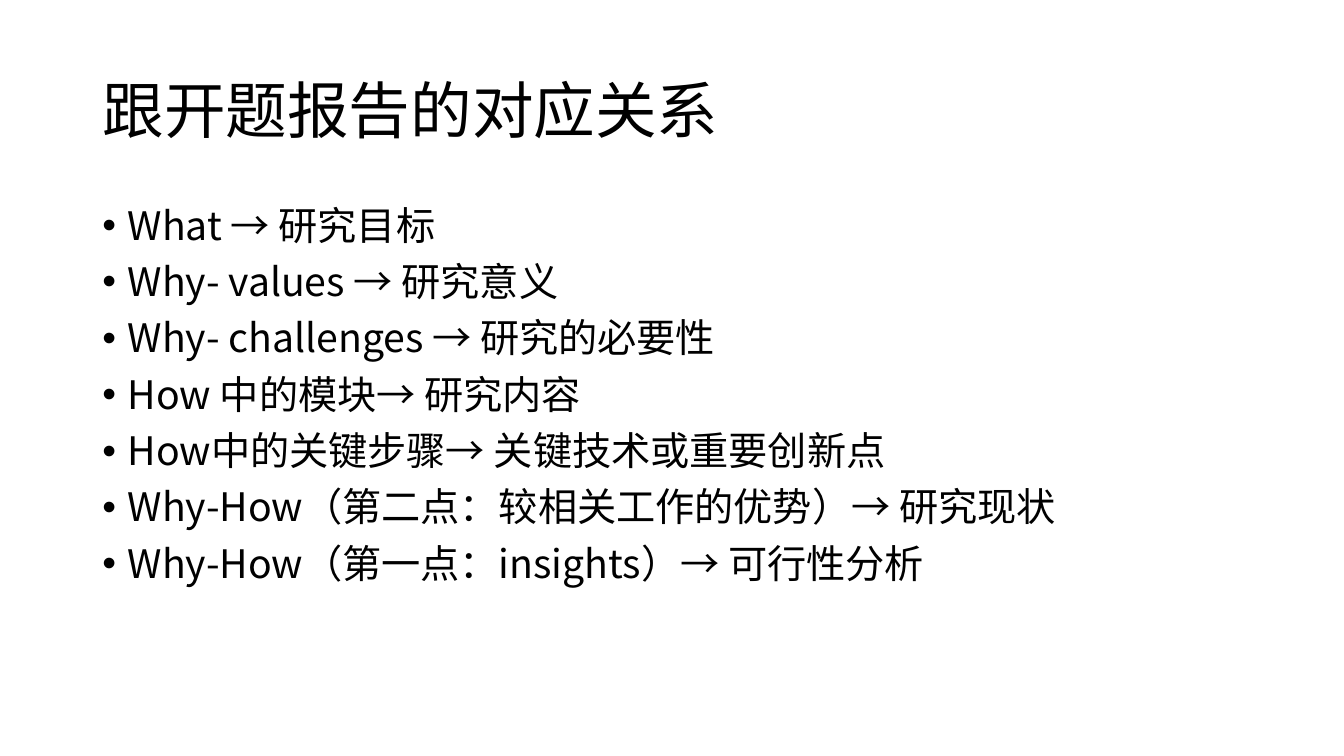
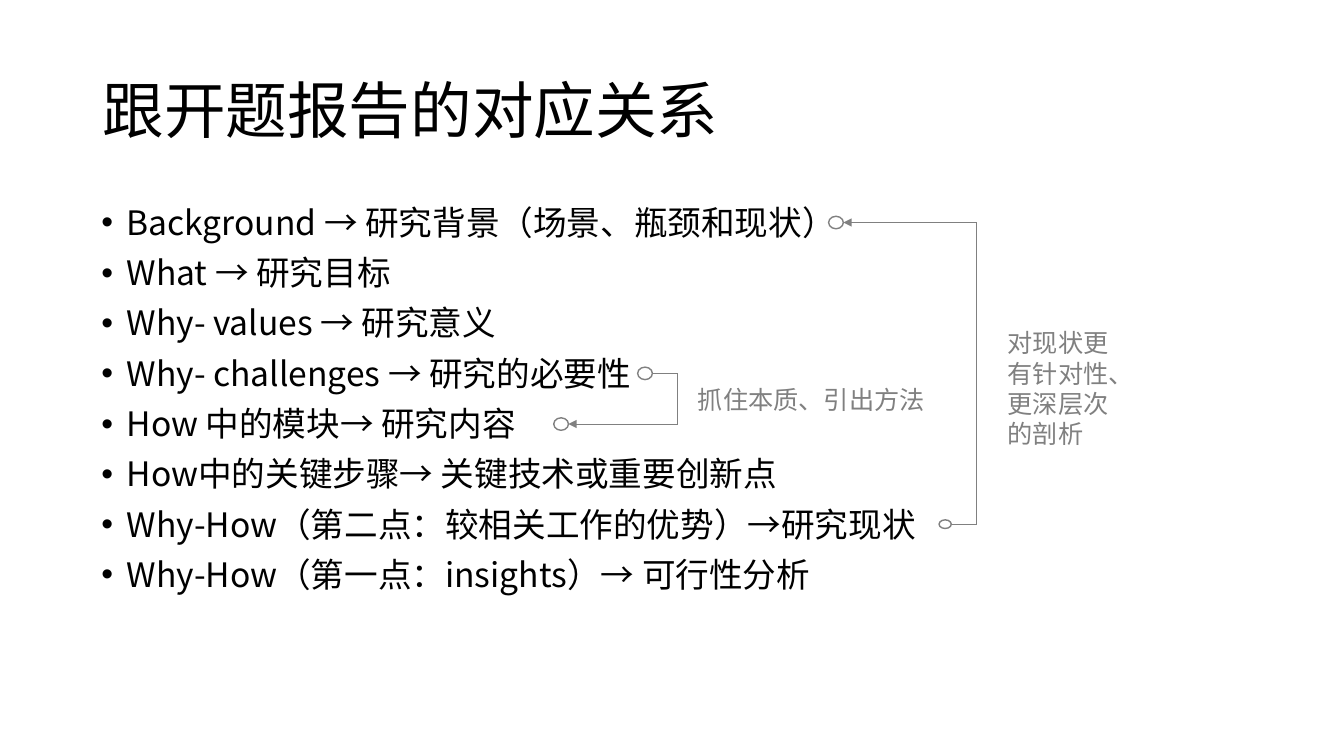
Before and after one commit to hei77/yuzheng-student, a slide deck: slide 5 of static/articles/0-0-what-why-how-why方法论.pptx. Drawn at 1344x756 pixels with LibreOffice and Linux fonts; fonts in the diff are those of the drawing. Boxes give left, top, right and bottom in pixels: in the first picture for what was removed or moved away, otherwise in the second. Text is boxed around its words. In the diff, an @@ line names an element or a change of style, - is before the commit and + after.

Commit message:
2025.3.8

```diff
--- a/static/articles/0-0-what-why-how-why方法论.pptx
+++ b/static/articles/0-0-what-why-how-why方法论.pptx
@@ text at (x1=127, y1=206, x2=835, y2=244): paragraph added @@
+• Background → 研究背景（场景、瓶颈和现状）
@@ ellipse added at (x1=829, y1=217, x2=844, y2=229), outline #808080 1 pt @@
@@ elbow arrow added from (952, 524) to (844, 223), #808080 0.5 pt @@
@@ text at (x1=127, y1=256, x2=810, y2=596): size 28 to 24 pt in "What → 研究目标", "Why- values → 研究意义", "Why- challenges → 研究的必要性", "How 中的模块→ 研究内容" and 2 more places @@
@@ text added at (x1=1008, y1=331, x2=1134, y2=445), 18 pt, text #808080 @@
+对现状更有针对性、更深层次的剖析
@@ elbow arrow added from (652, 373) to (569, 424), #808080 0.5 pt @@
@@ ellipse added at (x1=638, y1=367, x2=653, y2=379), outline #808080 1 pt @@
@@ text added at (x1=698, y1=388, x2=925, y2=411), 18 pt, text #808080 @@
+抓住本质、引出方法
@@ ellipse added at (x1=554, y1=418, x2=569, y2=431), outline #808080 1 pt @@
@@ text at (x1=127, y1=508, x2=916, y2=545): text changed; size 28 to 24 pt @@
-• Why-How（第二点：较相关工作的优势）→ 研究现状
+• Why-How（第二点：较相关工作的优势）→研究现状
@@ ellipse added at (x1=940, y1=520, x2=952, y2=529), outline #808080 1 pt @@
```
Also in this commit, not shown: 3 other slides changed.
